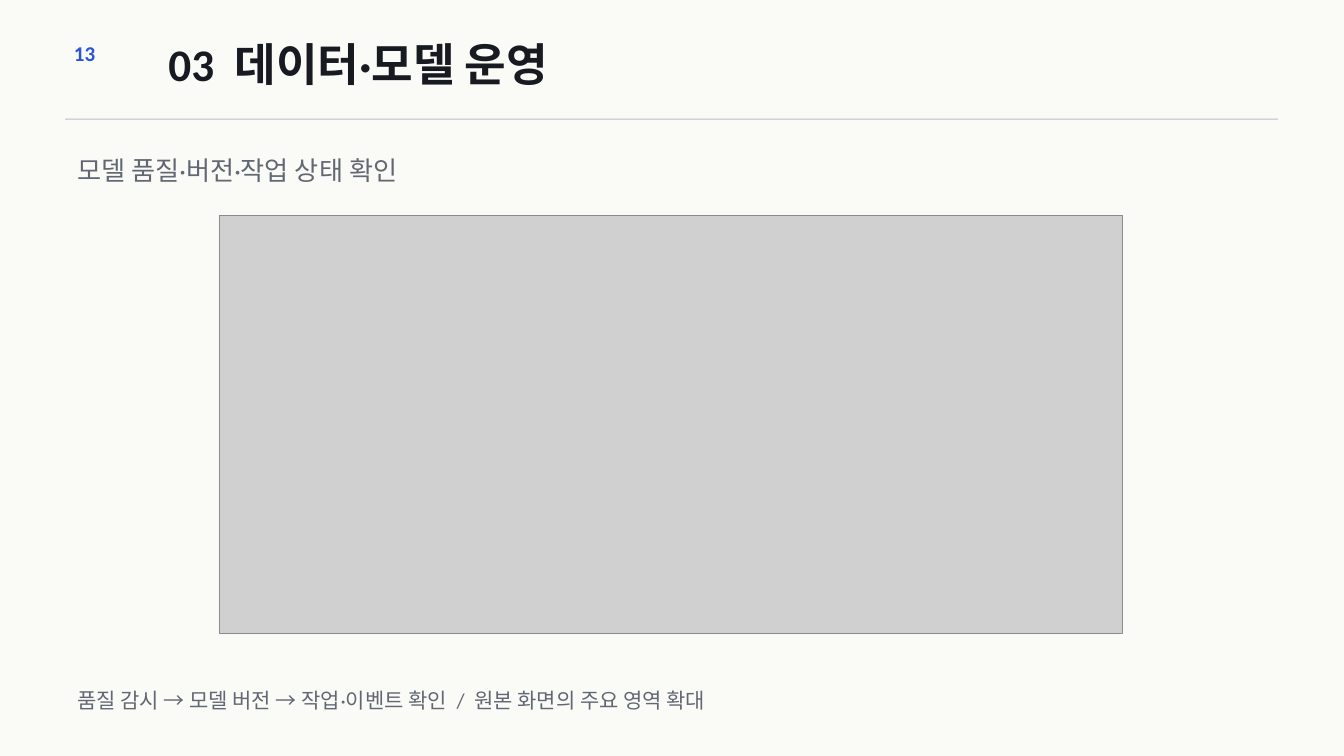
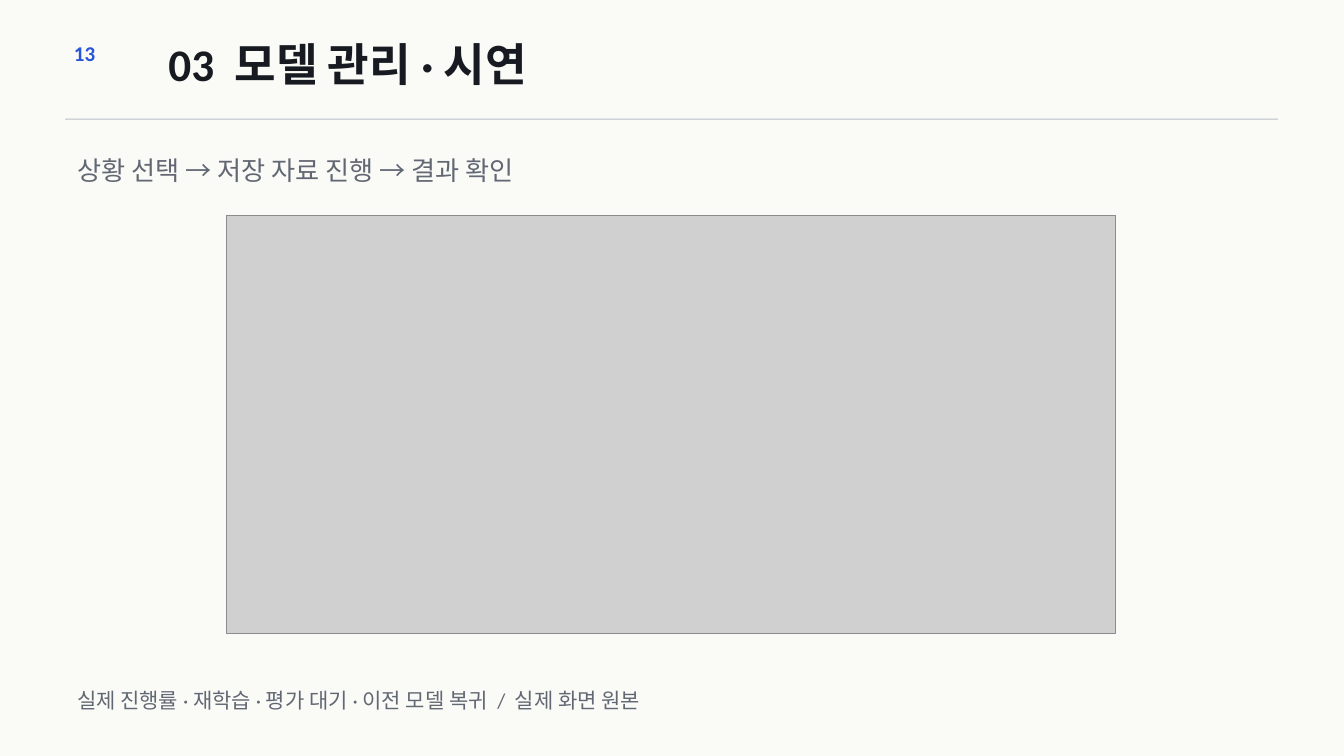
Before and after one commit to skala-aiops/GROUNDWATCH, a slide deck: slide 13 of output/skill-comparison/openai-slides/AIOps_조별 과제_광주_3반_GroundWatch.pptx. Drawn at 1344x756 pixels with LibreOffice and Linux fonts; fonts in the diff are those of the drawing; grey boxes stand for pictures. Boxes give left, top, right and bottom in pixels: in the first picture for what was removed or moved away, otherwise in the second. Text is boxed around its words. In the diff, an @@ line names an element or a change of style, - is before the commit and + after.

Commit message:
docs: 최신 화면과 비교 표시 기준으로 기획서와 발표자료 동기화

```diff
--- a/output/skill-comparison/openai-slides/AIOps_조별 과제_광주_3반_GroundWatch.pptx
+++ b/output/skill-comparison/openai-slides/AIOps_조별 과제_광주_3반_GroundWatch.pptx
@@ text at box(168, 43, 527, 85): text changed @@
-03 데이터·모델 운영
+03 모델 관리 · 시연
@@ text at box(77, 158, 514, 182): text changed @@
-모델 품질·버전·작업 상태 확인
+상황 선택 → 저장 자료 진행 → 결과 확인
@@ picture: place and size @@
-picture at box(220, 216, 1123, 634)
+picture at box(226, 216, 1115, 634)
@@ text at box(77, 690, 640, 710): text changed @@
-품질 감시 → 모델 버전 → 작업·이벤트 확인 / 원본 화면의 주요 영역 확대
+실제 진행률 · 재학습 · 평가 대기 · 이전 모델 복귀 / 실제 화면 원본
```
Also in this commit, not shown: 2 other slides changed, 58 other files.
